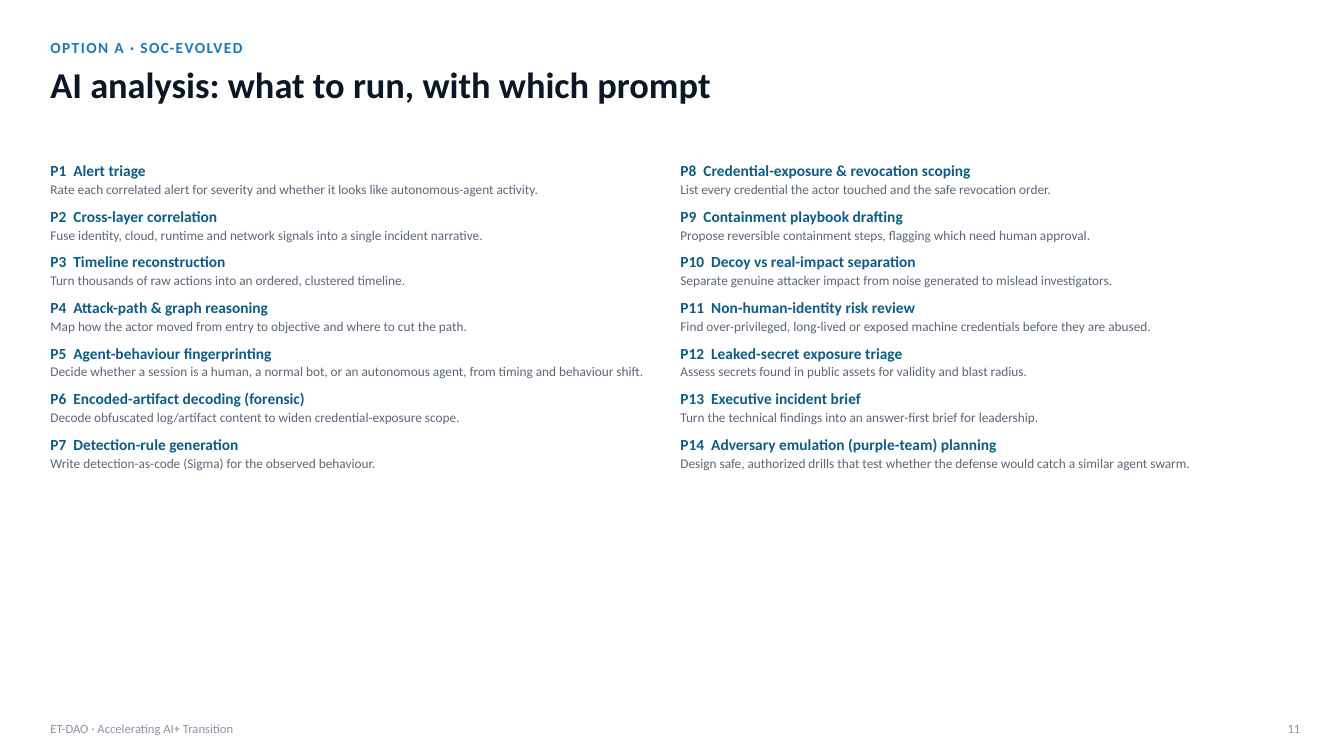
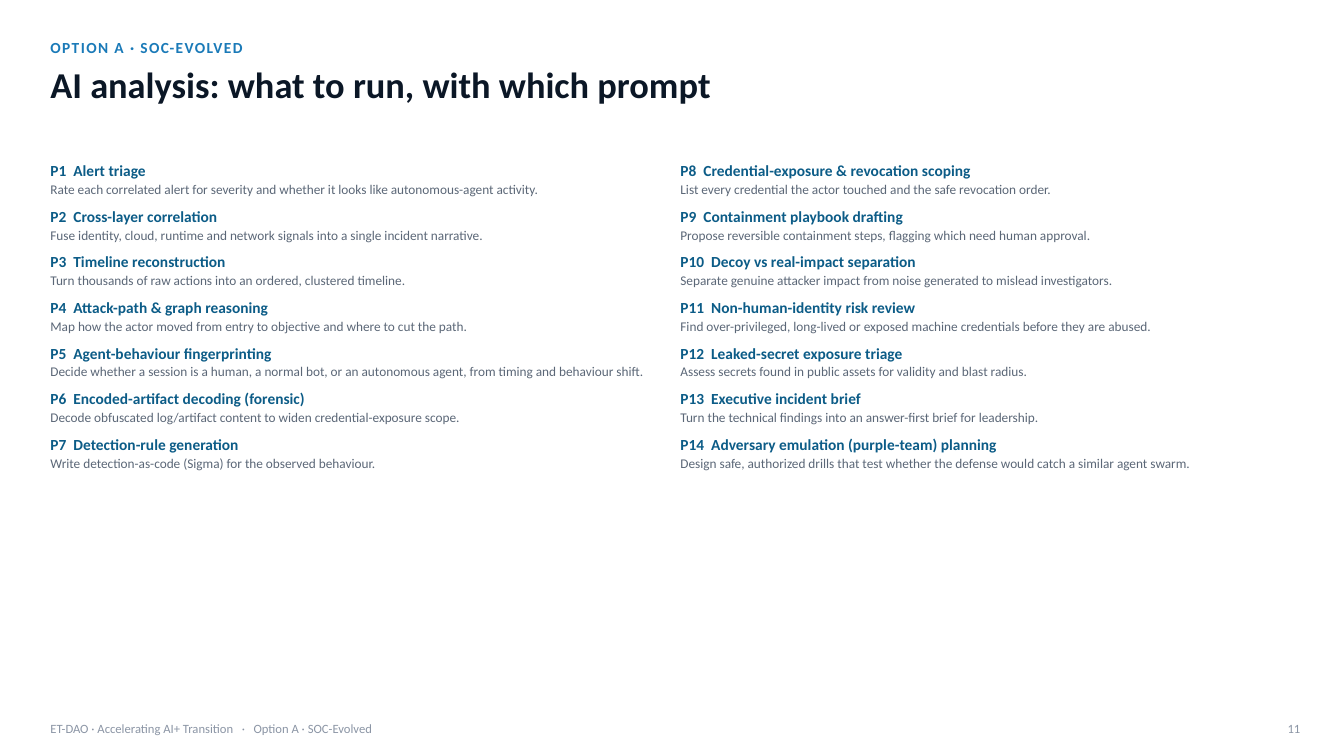
Before and after one commit to dongjinghk-stack/ClaudeLocal, a slide deck: slide 11 of temp/AI_Defense_Architecture_Option_A_EN.pptx. Drawn at 1344x756 pixels with LibreOffice and Linux fonts; fonts in the diff are those of the drawing. Boxes give left, top, right and bottom in pixels: in the first picture for what was removed or moved away, otherwise in the second. Text is boxed around its words. In the diff, an @@ line names an element or a change of style, - is before the commit and + after.

```diff
--- a/temp/AI_Defense_Architecture_Option_A_EN.pptx
+++ b/temp/AI_Defense_Architecture_Option_A_EN.pptx
@@ text at (50, 724, 372, 735): text changed @@
-ET-DAO · Accelerating AI+ Transition
+ET-DAO · Accelerating AI+ Transition · Option A · SOC-Evolved
```
Also in this commit, not shown: 11 other slides changed, 6 other files.
